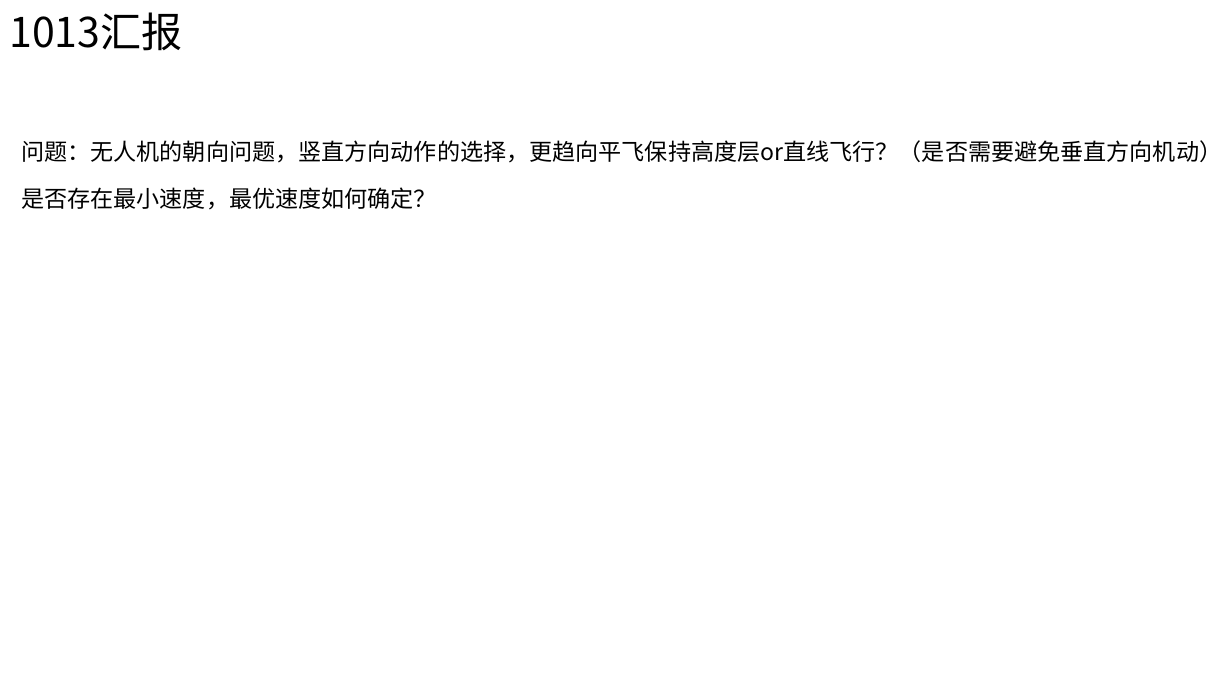
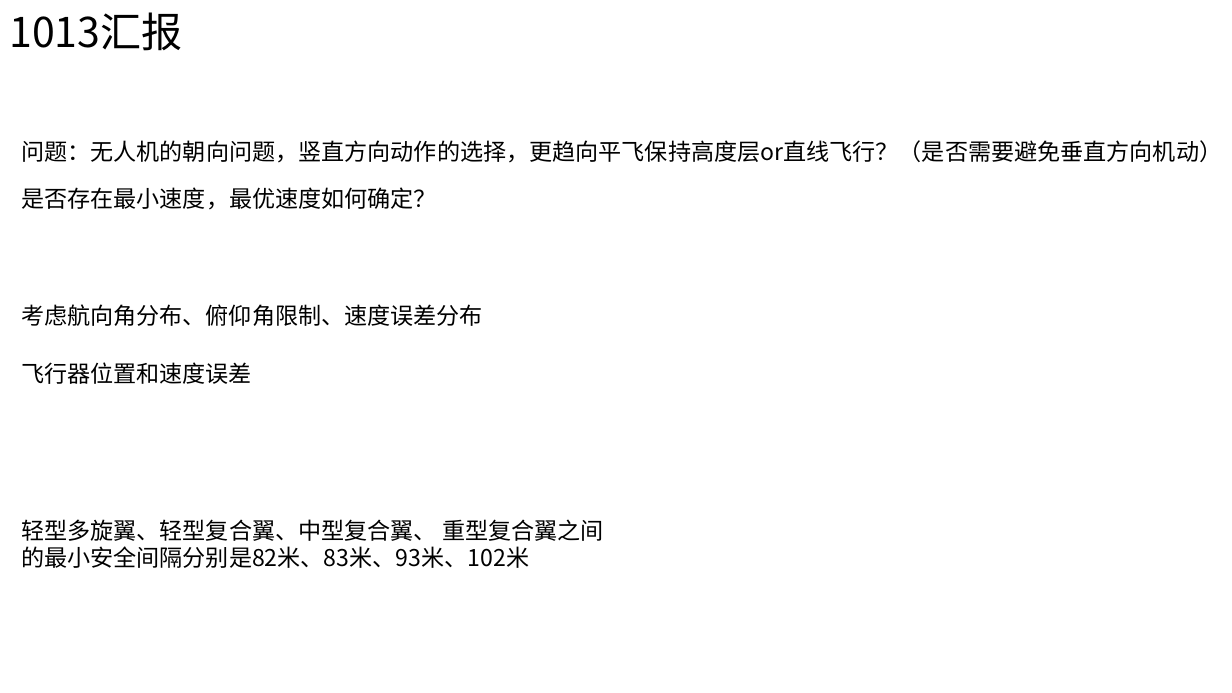
Before and after one commit to Wangjubo888/AAP_article, a slide deck: slide 5 of 汇报/组会汇报.pptx. Drawn at 1232x693 pixels with LibreOffice and Linux fonts; fonts in the diff are those of the drawing. Boxes give left, top, right and bottom in pixels: in the first picture for what was removed or moved away, otherwise in the second. Text is boxed around its words. In the diff, an @@ line names an element or a change of style, - is before the commit and + after.

Commit message:
1020 change ppt

```diff
--- a/汇报/组会汇报.pptx
+++ b/汇报/组会汇报.pptx
@@ text added at (x1=21, y1=304, x2=483, y2=326), 18 pt, text #000000 @@
+考虑航向角分布、俯仰角限制、速度误差分布
@@ text added at (x1=21, y1=362, x2=252, y2=384), 18 pt, text #000000 @@
+飞行器位置和速度误差
@@ text added at (x1=21, y1=519, x2=604, y2=568), 18 pt, text #000000 @@
+轻型多旋翼、轻型复合翼、中型复合翼、 重型复合翼之间的最小安全间隔分别是82米、83米、93米、102米
```
Also in this commit, not shown: 1 other slide changed, 6 slides added, 17 other files.
